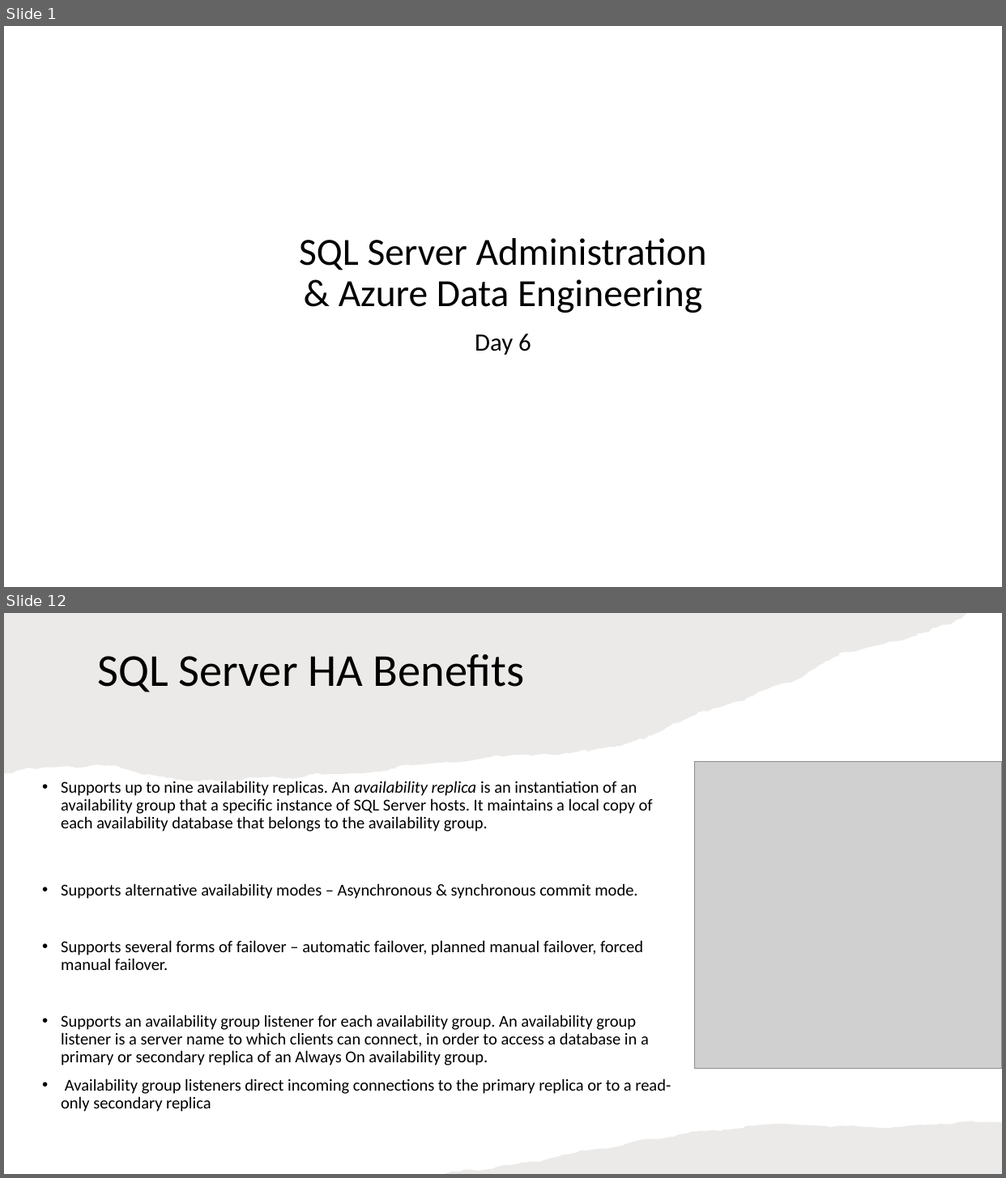
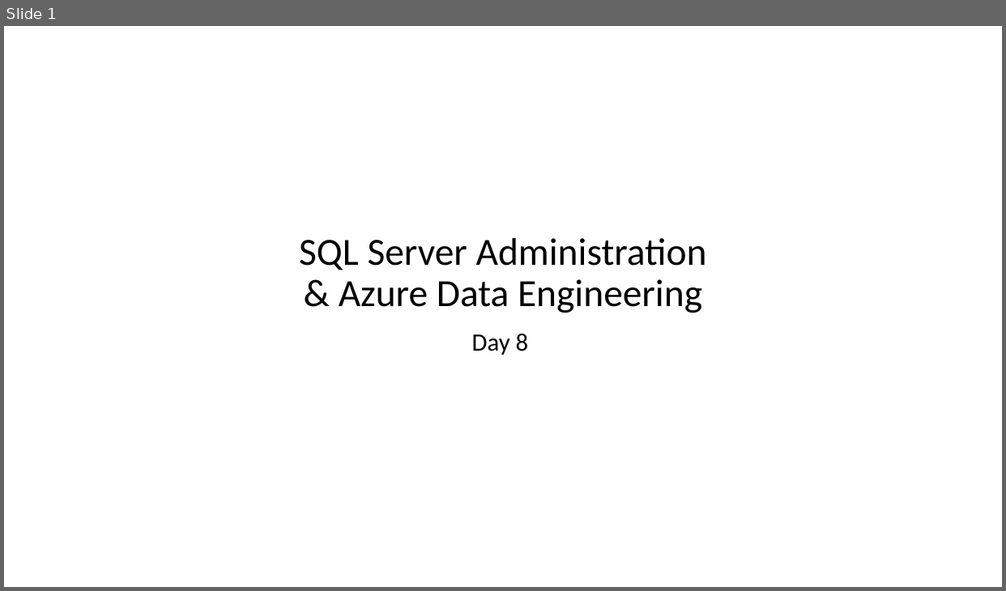
Before and after one commit to imcuteani/SQL_Server_Azure_Data_Engineering, a slide deck: Decks/day-8/SQL Server Administration & Azure Data Engineering-day-8.pptx. Shown one above the other, each under a label of ours: slides 1 and 12 before the commit, slide 1 after it; the slides between them are not shown. The pictures are 1006x1178 and 1006x591 pixels, drawn with LibreOffice and Linux fonts; fonts in the diff are those of the drawing; grey boxes stand for pictures; background and template pictures are left out. Boxes give left, top, right and bottom in pixels: in the first picture for what was removed or moved away, otherwise in the second. Text is boxed around its words. In the diff, an @@ line names an element or a change of style, - is before the commit and + after.

```diff
--- a/Decks/day-8/SQL Server Administration & Azure Data Engineering-day-8.pptx
+++ b/Decks/day-8/SQL Server Administration & Azure Data Engineering-day-8.pptx
@@ slide 12 removed at [4, 613, 1002, 1174], background #FFFFFF @@
@@ freeform shape removed at [4, 613, 967, 781] @@
@@ title removed at [97, 654, 525, 692] @@
-SQL Server HA Benefits
@@ text removed at [61, 781, 671, 1112] @@
-• Supports up to nine availability replicas. An availability replica is an instantiation of an availability group that a specific instance of SQL Server hosts. It maintains a local copy of each availability database that belongs to the availability group.
-• Supports alternative availability modes – Asynchronous & synchronous commit mode.
-• Supports several forms of failover – automatic failover, planned manual failover, forced manual failover.
-• Supports an availability group listener for each availability group. An availability group listener is a server name to which clients can connect, in order to access a database in a primary or secondary replica of an Always On availability group.
-• Availability group listeners direct incoming connections to the primary replica or to a read-only secondary replica
@@ picture removed at [695, 761, 1002, 1069] @@
@@ freeform shape removed at [445, 1122, 1002, 1174] @@
@@ slide 1 changed as well @@
@@ subtitle at [472, 334, 529, 355]: text changed @@
-Day 6
+Day 8
```
Also in this commit, not shown: 7 other slides changed, 9 slides added, 5 other slides removed, 43 other files.
